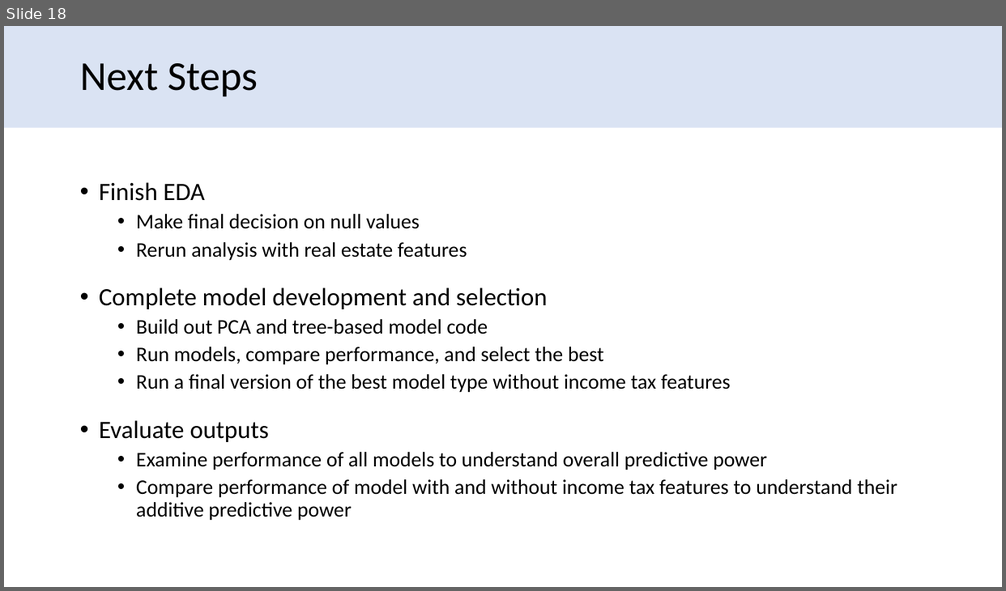
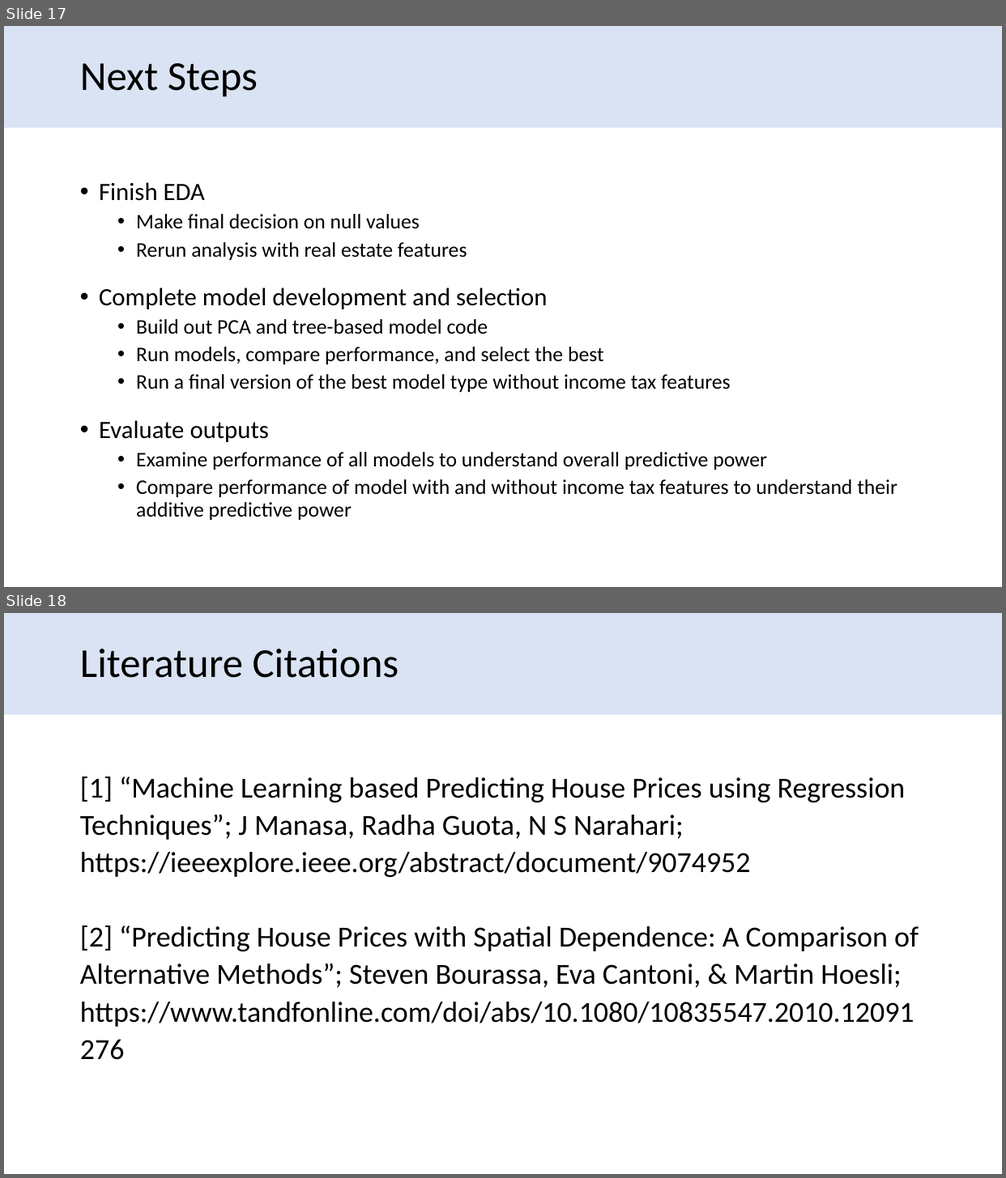
Before and after one commit to david-firrin/Real-Estate-Price-Prediction-With-Income-Tax-Data, a slide deck: Progress Presentation/team48progressreport.pptx. Shown one above the other, each under a label of ours: slide 18 before the commit, slides 17 and 18 after it. The pictures are 1006x591 and 1006x1178 pixels, drawn with LibreOffice and Linux fonts; fonts in the diff are those of the drawing. Boxes give left, top, right and bottom in pixels: in the first picture for what was removed or moved away, otherwise in the second. Text is boxed around its words. In the diff, an @@ line names an element or a change of style, - is before the commit and + after.

```diff
--- a/Progress Presentation/team48progressreport.pptx
+++ b/Progress Presentation/team48progressreport.pptx
@@ slide 18 added at (4, 613, 1002, 1174), background #FFFFFF; not listed: 1 template element that a slide beside it also shows @@
@@ title added at (80, 649, 399, 678), 39.6 pt, text #000000 @@
+Literature Citations
@@ text added at (80, 777, 918, 1027), 28 pt, text #000000 @@
+[1] “Machine Learning based Predicting House Prices using Regression Techniques”; J Manasa, Radha Guota, N S Narahari; https://ieeexplore.ieee.org/abstract/document/9074952
+[2] “Predicting House Prices with Spatial Dependence: A Comparison of Alternative Methods”; Steven Bourassa, Eva Cantoni, & Martin Hoesli; https://www.tandfonline.com/doi/abs/10.1080/10835547.2010.12091276
@@ what was slide 18 is now slide 17 @@
```
Also in this commit, not shown: 9 slides changed, 1 slide removed, 4 other files.
